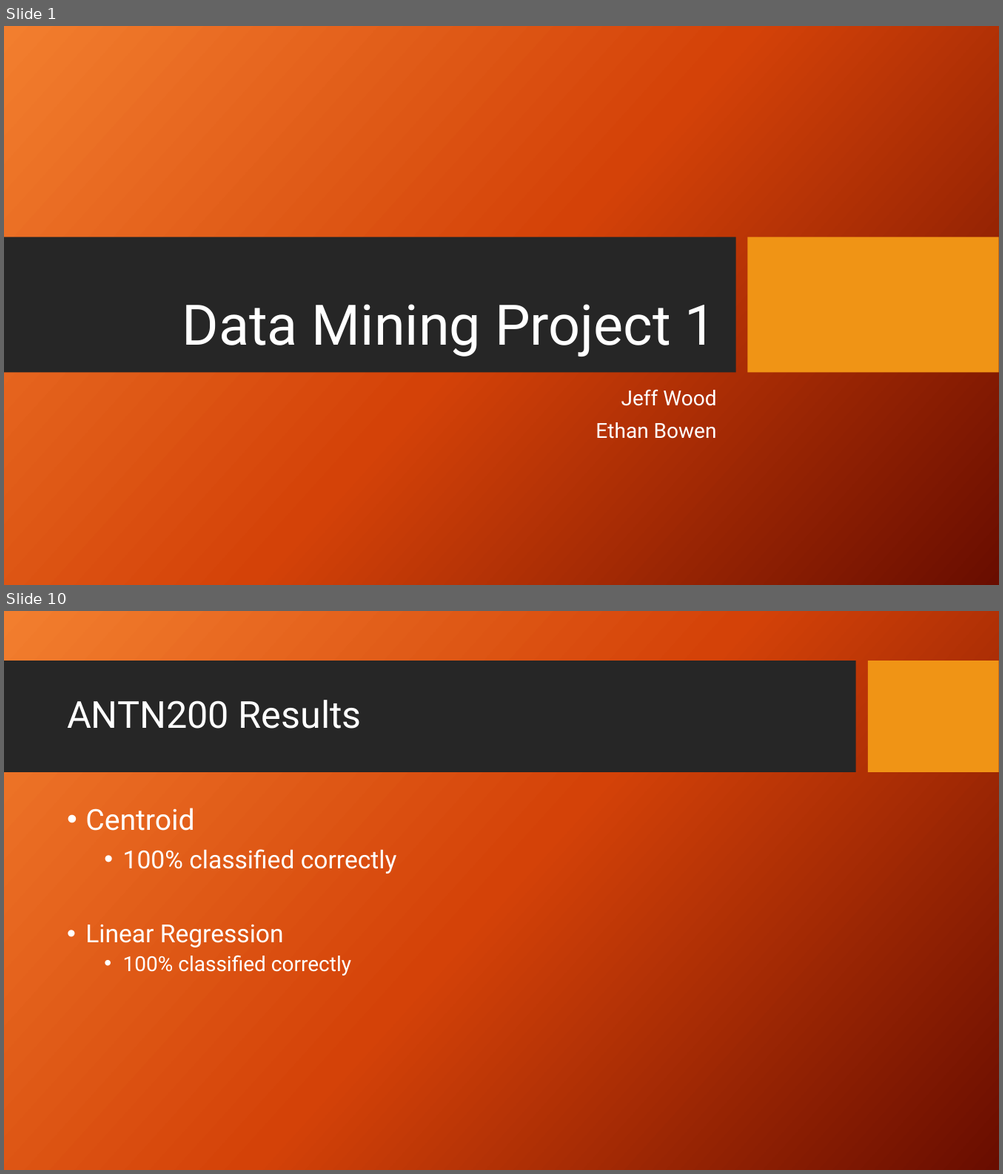
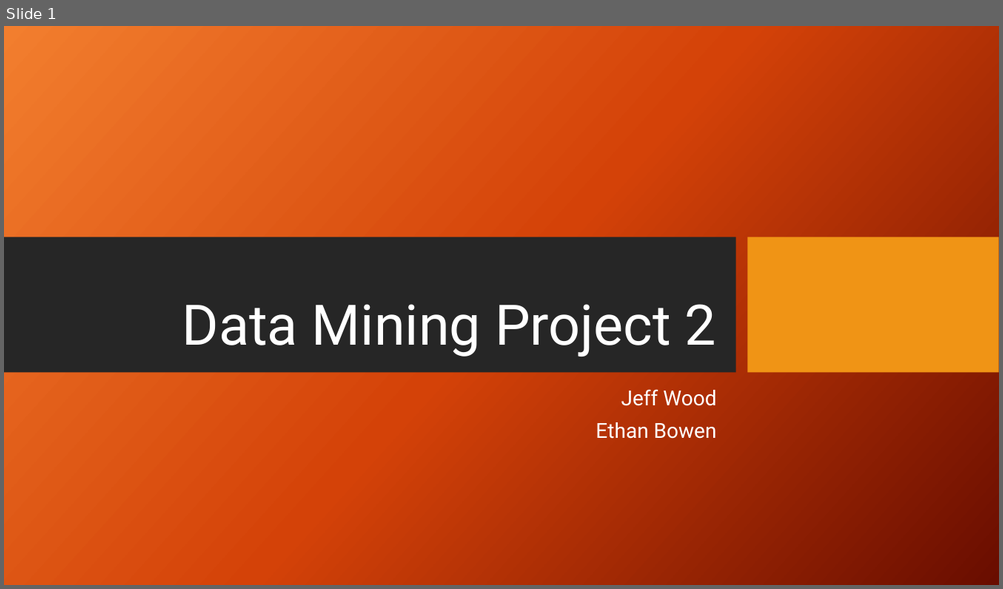
Before and after one commit to WoodMath/cse5334, a slide deck: hw02/Data Mining Project 2.pptx. Shown one above the other, each under a label of ours: slides 1 and 10 before the commit, slide 1 after it; the slides between them are not shown. The pictures are 1003x1174 and 1003x589 pixels, drawn with LibreOffice and Linux fonts; fonts in the diff are those of the drawing; background and template pictures are left out. Boxes give left, top, right and bottom in pixels: in the first picture for what was removed or moved away, otherwise in the second. Text is boxed around its words. In the diff, an @@ line names an element or a change of style, - is before the commit and + after.

```diff
--- a/hw02/Data Mining Project 2.pptx
+++ b/hw02/Data Mining Project 2.pptx
@@ slide 10 removed at <box>4,611,999,1170</box>, background picture (left out) @@
@@ rectangle removed at <box>4,661,855,773</box> @@
@@ rectangle removed at <box>868,661,999,773</box> @@
@@ title removed at <box>67,700,361,729</box> @@
-ANTN200 Results
@@ text removed at <box>85,808,397,976</box> @@
-  • Centroid
-    • 100% classified correctly
-• Linear Regression
-  • 100% classified correctly
@@ slide 1 changed as well @@
@@ title at <box>182,304,716,357</box>: text changed @@
-Data Mining Project 1
+Data Mining Project 2
```
Also in this commit, not shown: 4 slides added, 10 other slides removed, 5 other files.
